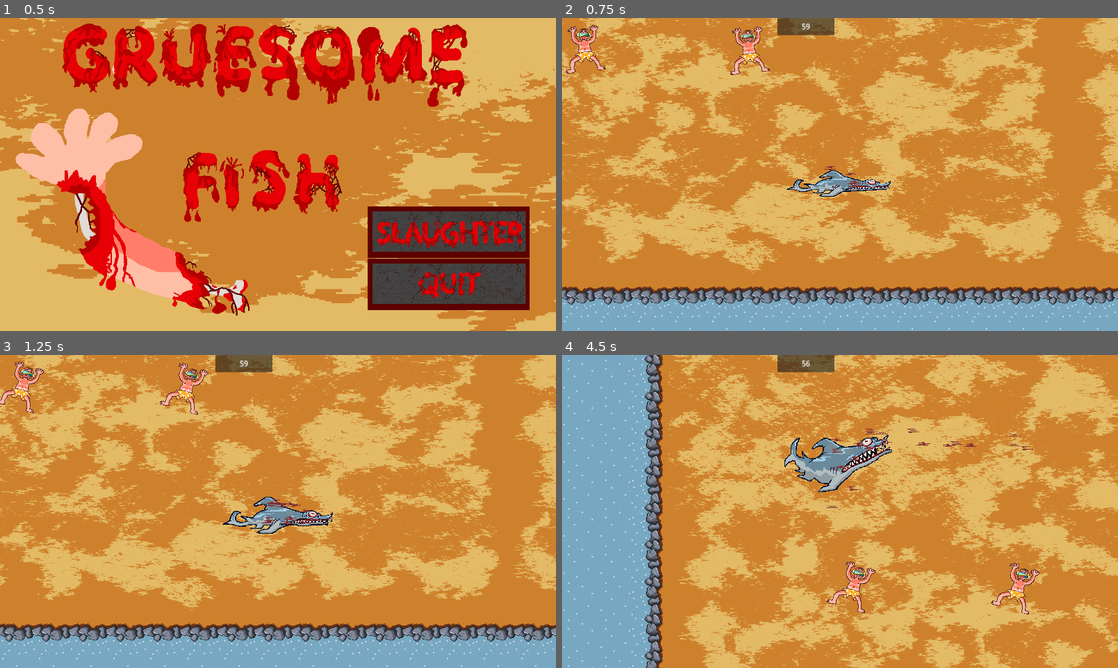
Above: before the commit, frames 1-4 (two rows, left to right).
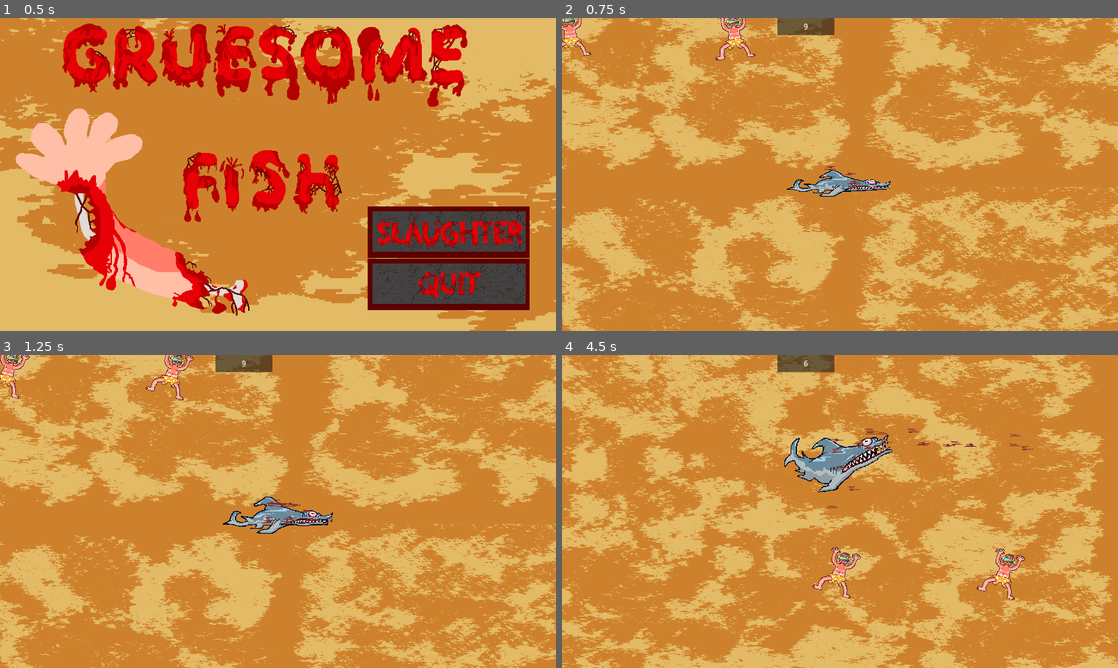
Above: after the commit, the same moments.

Repository: DylanRothbauer/GruesomeFish
Game: Godot game, scene res://Scenes/start_screen.tscn
Same seed, same stepped clock (60 frames per second), same inputs: the game is played once before the commit and once after it.
Inputs (mouse positions are in pixels of both pictures, inside the frame that each line leads up to):
- Up to frame 1 (0.5 s): no input
- Up to frame 2 (0.75 s): click (1095, 230) at 0.5 s
- Up to frame 3 (1.25 s): no input
- Up to frame 4 (4.5 s): hold Shift (lunge) 1.28-2.03 s; hold Up (up) 1.28-2.78 s; tap Shift (lunge) at 2.1, 3.6 s; hold Shift (lunge) 2.78-3.53 s; hold Left (left) 2.78-4.28 s; hold Down (down) from 4.28 s (still down); hold Shift (lunge) from 4.28 s (still down)

Frame 1 is identical in both runs. In frame 2, 55% of the frame differs, in the area x 0-100%, y 0-100%; in frame 3, 55%; in frame 4, 59%.

Commit message:
Update to human spawning

Diff:
--- a/Scenes/main.tscn
+++ b/Scenes/main.tscn
@@ -20,17 +20,17 @@
 script = ExtResource("1_2i1uf")
 
 [node name="Environment" parent="." instance=ExtResource("2_i3uq4")]
-position = Vector2(-170, 32)
+position = Vector2(-848, 1807)
 
 [node name="Shark" parent="." instance=ExtResource("1_r5b3f")]
 light_mask = 2
 visibility_layer = 2
 y_sort_enabled = false
-position = Vector2(451, 390)
+position = Vector2(501, 440)
 
 [node name="Timer" type="Timer" parent="."]
 unique_name_in_owner = true
-wait_time = 60.0
+wait_time = 10.0
 autostart = true
 
 [node name="Pause Screen" parent="." instance=ExtResource("4_7cvdj")]
--- a/Scripts/human.gd
+++ b/Scripts/human.gd
@@ -36,6 +36,7 @@
 	# Set the arm to move in a random direction
 	var random_direction = Vector2(randf_range(-1, 1), randf_range(-1, 1)).normalized() * randf_range(100, 200)
 	arm.set("random_direction", random_direction) # Pass the random direction to the arm
+	human_exists = false
 
 func _on_animated_sprite_2d_2_animation_finished() -> void:
 	# Kill player
@@ -59,8 +60,12 @@
 #respawn code - to be fixed.
 func _process(delta: float) -> void:
 	if not human_exists:
-		var random_x = randf_range(0, 50)
-		var random_y = randf_range(0, 50)
+		# Feel free to adjust ranges
+		var random_x = randf_range(10, 500)
+		var random_y = randf_range(10, 500)
 		var new_human = human_scene.instantiate()
 		get_parent().add_child(new_human)
+		new_human.position = self.position
+		new_human.position.x = random_x
+		new_human.position.y = random_y
 		human_exists = true
